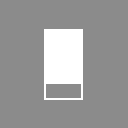
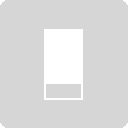
Two versions of the same layered image (128x128). Layer-by-layer changes:
added group "off" (1st of 2) (75%) with 2 layers over [0,0,128,128]
renamed "Layer 1" to "off_s", moved it into group "off" over [46,84,81,98]
moved "off" (2nd of 2, in "off") into group "off", painted on it over [0,0,128,128]
